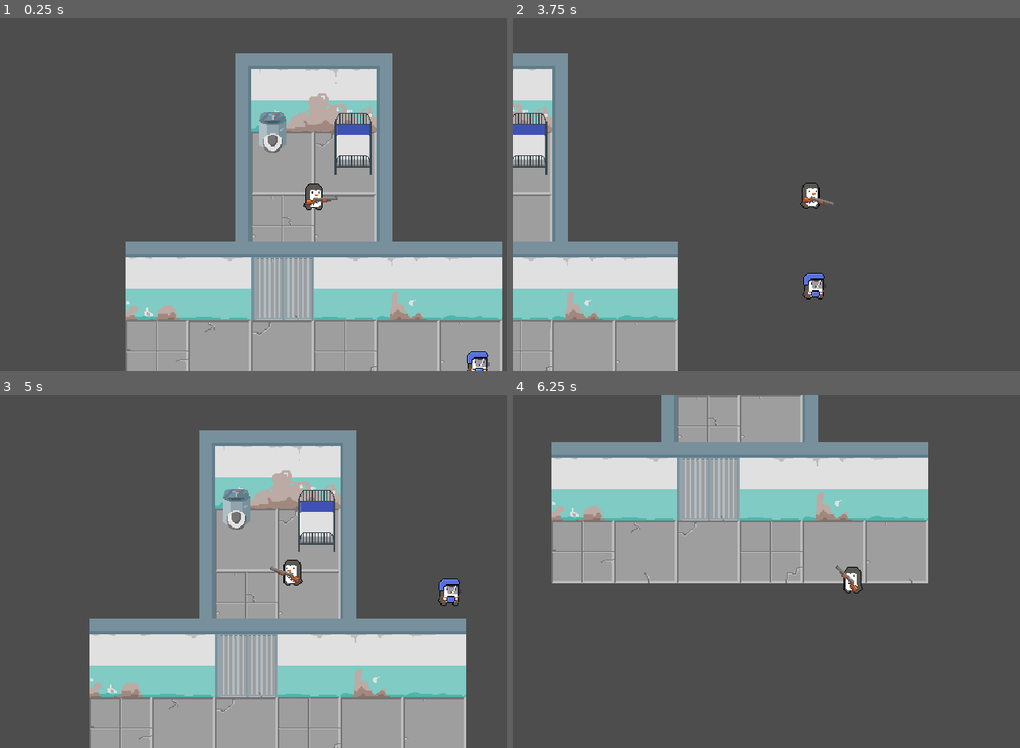
Above: before the commit, frames 1-4 (two rows, left to right).
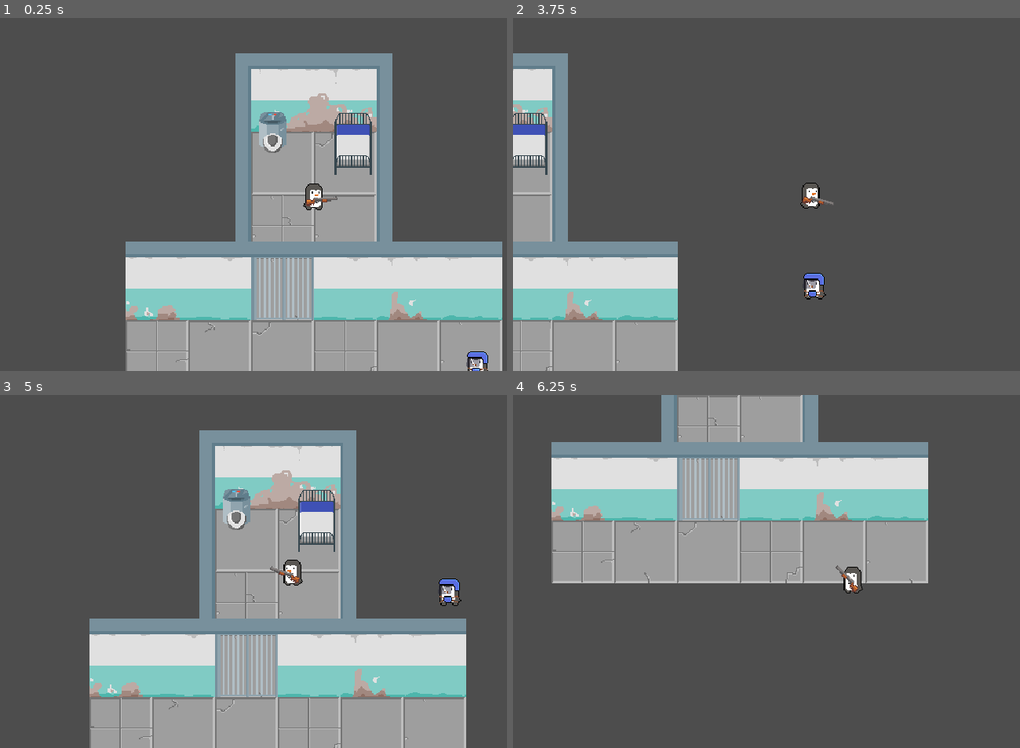
Above: after the commit, the same moments.

Repository: thechristinedo/pebbles-goes-to-penguin-prison
Game: Godot game, scene res://Levels/prison_level.tscn
The game is run twice, just before and just after one commit, with the same random seed, the same clock (stepped at 60 frames per second) and the same inputs.
Inputs (mouse positions are in pixels of both pictures, inside the frame that each line leads up to):
- Up to frame 1 (0.25 s): no input
- Up to frame 2 (3.75 s): tap Enter at 0.5 s; move the mouse to (964, 176) at 0.52 s; hold D (right) 0.53-1.28 s; move the mouse to (700, 212) at 1.27 s; hold S (down) 1.28-2.03 s; move the mouse to (888, 116) at 2.02 s; hold D (right) 2.03-2.78 s; move the mouse to (796, 265) at 2.77 s; hold W (up) 2.78-3.53 s; move the mouse to (1014, 247) at 3.52 s; hold A (left) from 3.53 s (still down)
- Up to frame 3 (5 s): keep holding A (left); move the mouse to (126, 518) at 4.27 s
- Up to frame 4 (6.25 s): move the mouse to (857, 571) at 5.02 s; release A (left) at 5.03 s; hold S (down) 5.03-5.78 s; move the mouse to (731, 483) at 5.77 s; hold D (right) from 5.78 s (still down)

The runs differ from the first frame. In frame 1, 0.1% of the frame differs, in the area x 91-97%, y 94-100%; in frame 2, 0.2%, in the area x 57-62%, y 72-80%; in frame 3, 0.2%; in frame 4, nothing differs.

Commit message:
Added chasing flip direction

Diff:
--- a/Enemies/fat_penguin_cop.gd
+++ b/Enemies/fat_penguin_cop.gd
@@ -1,6 +1,6 @@
 extends CharacterBody2D
 
-
+var player
 var speed = 50
 var pebbles_chase = false
 var pebbles = null
@@ -9,8 +9,15 @@
 
 func _physics_process(delta):
 	if pebbles_chase:
-		position +=(pebbles.position - position)/speed
+		player = get_node("../Pebbles")
+		position += (pebbles.position - position)/speed
 		$AnimatedSprite2D.play("Idle")
+		var direction = (player.position - self.position).normalized()
+		if direction.x < 0:
+			get_node("AnimatedSprite2D").flip_h = true
+		else:
+			get_node("AnimatedSprite2D").flip_h = false
+
 		move_and_collide(Vector2.ZERO)
 
 
@@ -19,5 +26,6 @@
 	pebbles_chase = true
 
 
+
 func _on_detection_radius_body_exited(body):
 	pass
